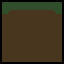
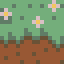
Two versions of the same layered image (64 × 64). Layer-by-layer changes:
removed layer "Layer 1" over [0, 0, 64, 64]
added layer "image" above "Background" over [0, 0, 64, 64]
